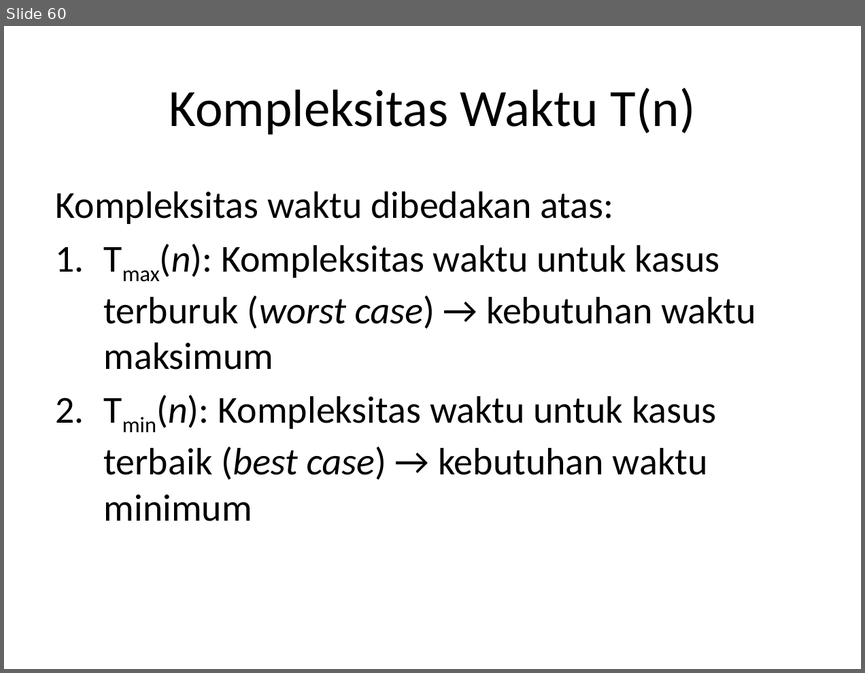
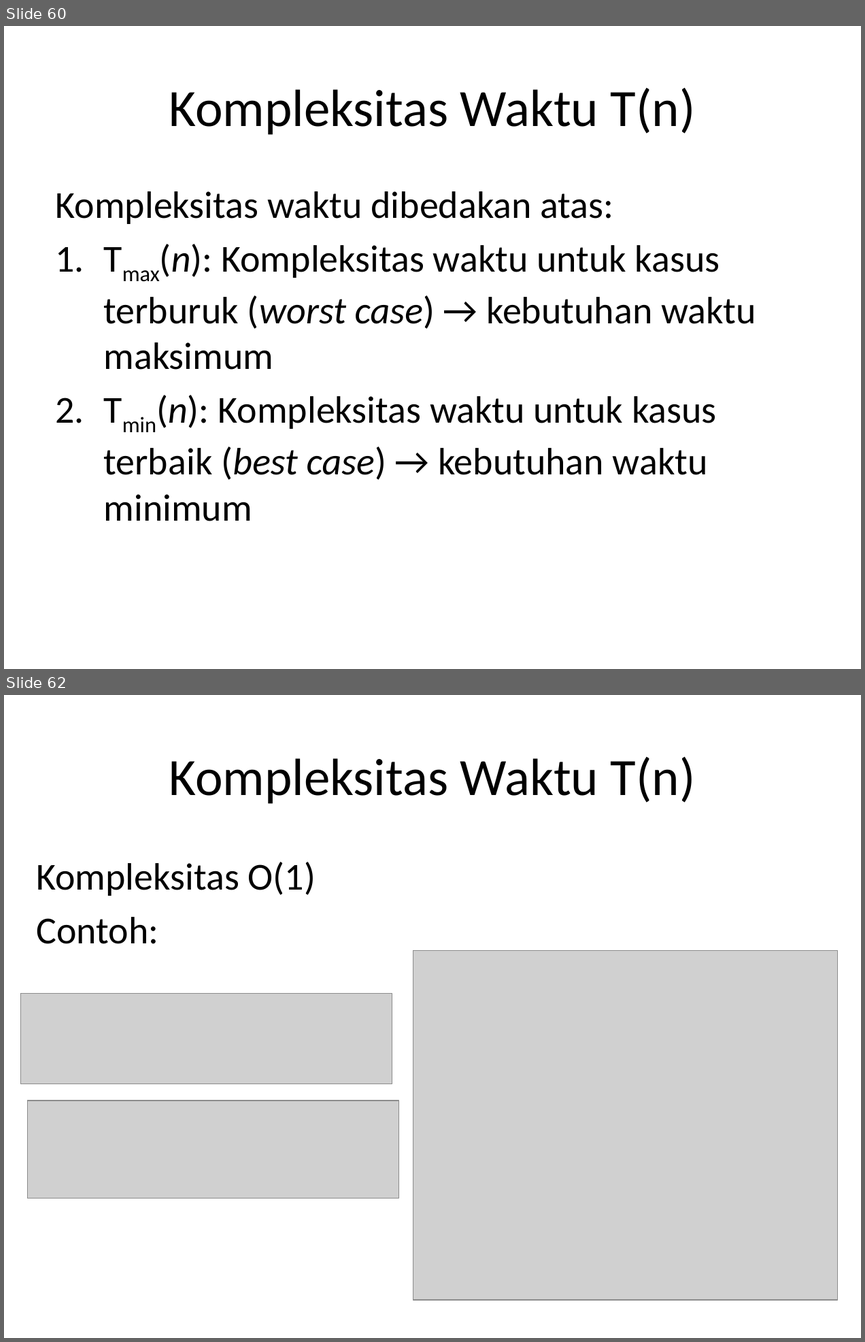
Before and after one commit to auliyanurul/kuliah, a slide deck: Algoritma dan Struktur Data.pptx. Shown one above the other, each under a label of ours: slide 60 before the commit, slides 60 and 62 after it; the slides between them are not shown. The pictures are 865x673 and 865x1342 pixels, drawn with LibreOffice and Linux fonts; fonts in the diff are those of the drawing; grey boxes stand for pictures. Boxes give left, top, right and bottom in pixels: in the first picture for what was removed or moved away, otherwise in the second. Text is boxed around its words. In the diff, an @@ line names an element or a change of style, - is before the commit and + after.

```diff
--- a/Algoritma dan Struktur Data.pptx
+++ b/Algoritma dan Struktur Data.pptx
@@ slide 62 added at [4, 695, 861, 1338], background #FFFFFF @@
@@ title added at [169, 757, 696, 804], 44 pt, text #000000 @@
+Kompleksitas Waktu T(n)
@@ text added at [36, 862, 315, 944], 32 pt, text #000000 @@
+Kompleksitas O(1)
+Contoh:
@@ picture added at [413, 950, 837, 1300] @@
@@ picture added at [21, 993, 392, 1084] @@
@@ picture added at [28, 1100, 399, 1198] @@
```
Also in this commit, not shown: 1 slide changed, 11 other slides added.
